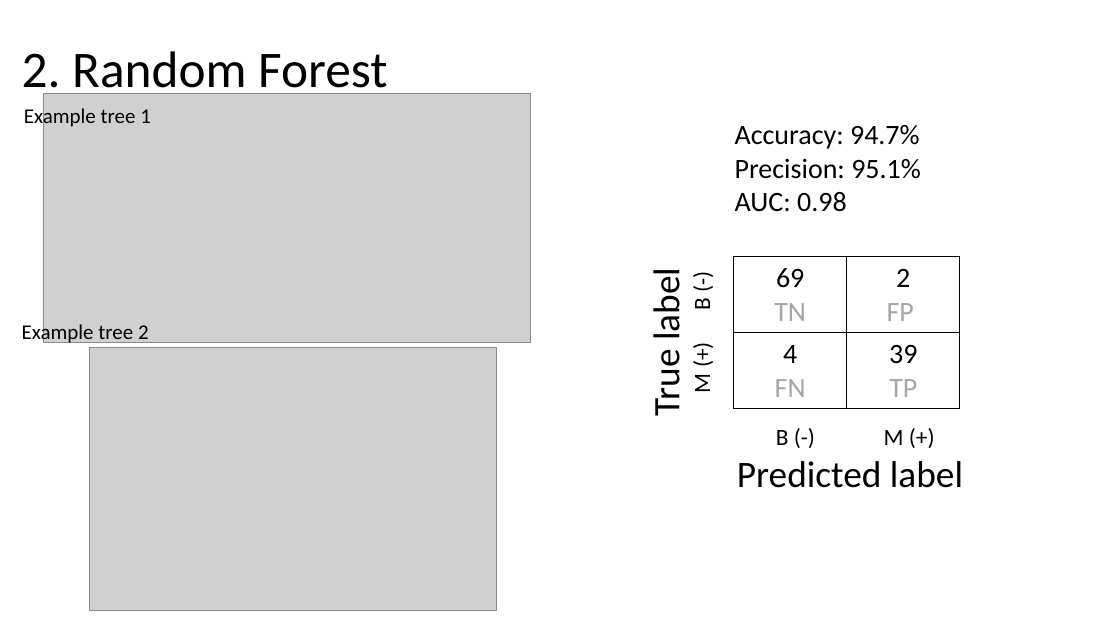
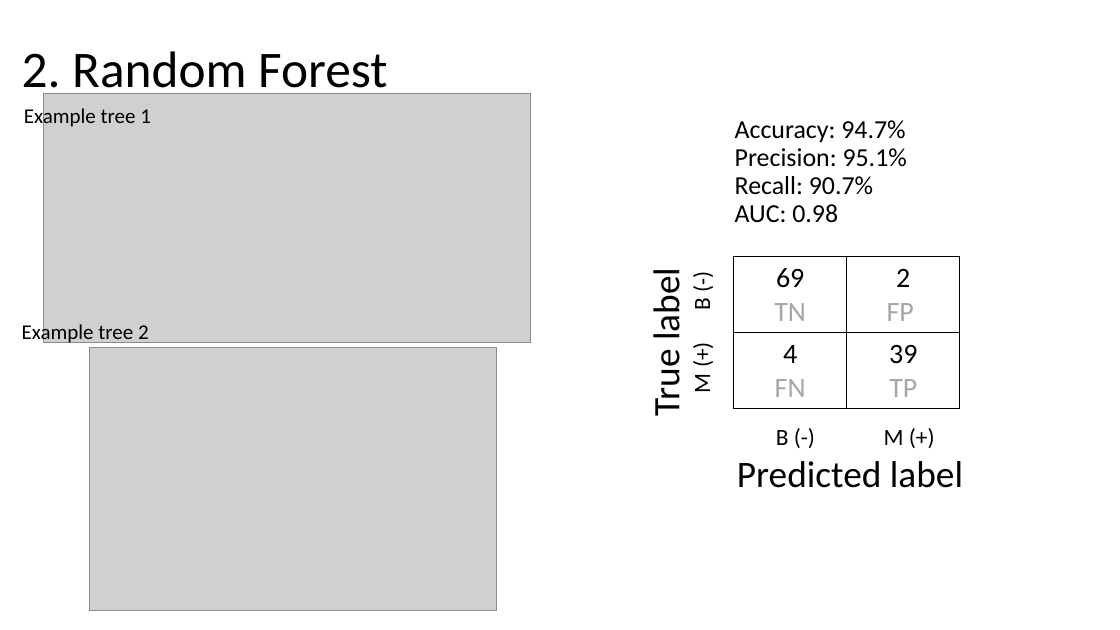
Before and after one commit to yoonichung/BreastCancerPrediction, a slide deck: slide 9 of Team7.pptx. Drawn at 1120x630 pixels with LibreOffice and Linux fonts; fonts in the diff are those of the drawing; grey boxes stand for pictures. Boxes give left, top, right and bottom in pixels: in the first picture for what was removed or moved away, otherwise in the second. Text is boxed around its words. In the diff, an @@ line names an element or a change of style, - is before the commit and + after.

```diff
--- a/Team7.pptx
+++ b/Team7.pptx
@@ text at box(735, 120, 907, 223): size 24 to 22.2 pt in "Accuracy: 94.7%", "Precision: 95.1%", "AUC: 0.98"; line spacing 1 to 0.9 @@
@@ text at box(735, 176, 873, 195): paragraph added @@
+Recall: 90.7%
```
Also in this commit, not shown: 4 other slides changed, 2 other files.
